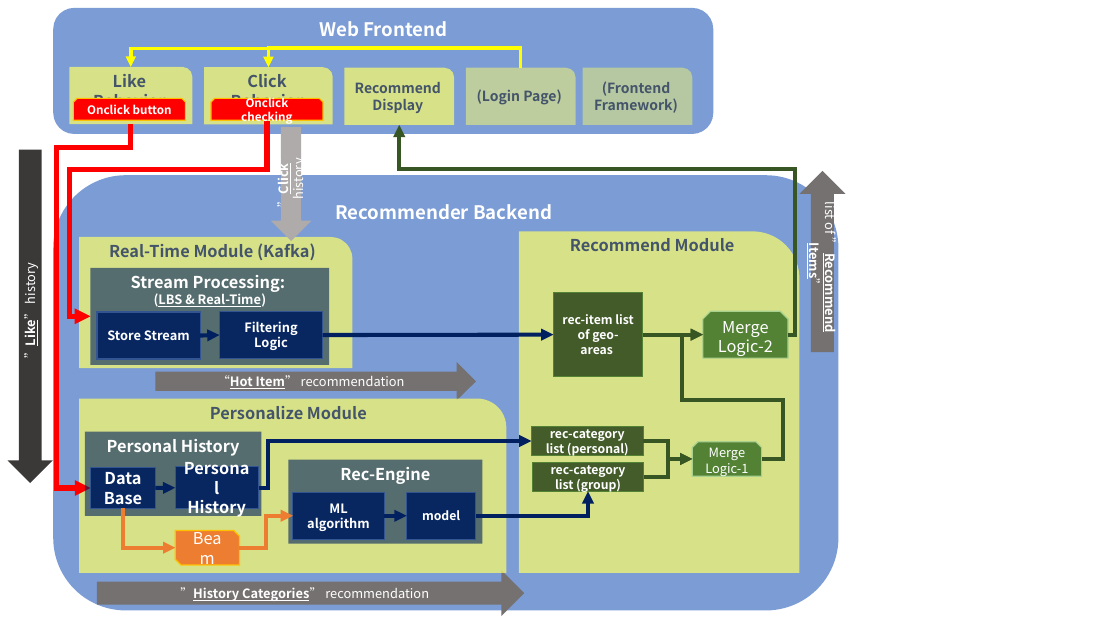
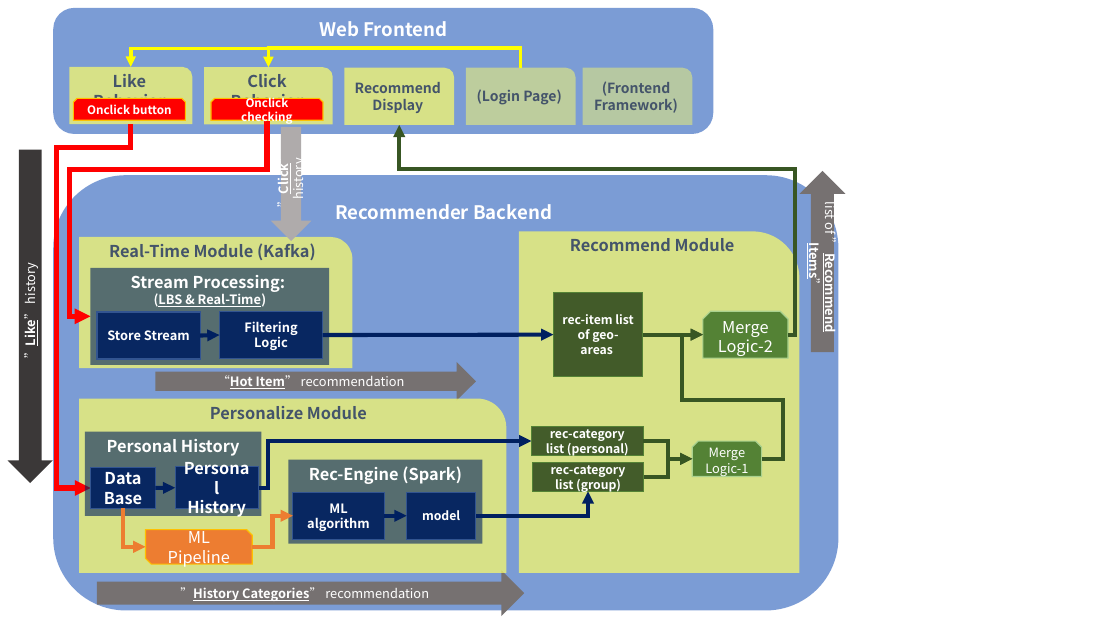
Before and after one commit to ziangqin-stu/ItemRec, a slide deck: slide 1 of pic/系统设计简图.pptx. Drawn at 1120x630 pixels with LibreOffice and Linux fonts; fonts in the diff are those of the drawing. Boxes give left, top, right and bottom in pixels: in the first picture for what was removed or moved away, otherwise in the second. Text is boxed around its words. In the diff, an @@ line names an element or a change of style, - is before the commit and + after.

Commit message:
Update README.md

```diff
--- a/pic/系统设计简图.pptx
+++ b/pic/系统设计简图.pptx
@@ text in rectangle at (309,466,462,484): text changed @@
-Rec-Engine
+Rec-Engine (Spark)
@@ elbow arrow moved from (123, 508) - (176, 548) to (123, 508) - (145, 547) @@
@@ snip diag rect "ML Pipeline": place and size @@
-snip diag rect "ML Pipeline" at (176,530,240,565)
+snip diag rect "ML Pipeline" at (145,529,252,564)
@@ text in snip diag rect at (168,527,230,568): text changed @@
-Beam
+ML Pipeline
@@ elbow arrow moved from (239, 548) - (293, 516) to (252, 547) - (293, 516) @@
```
